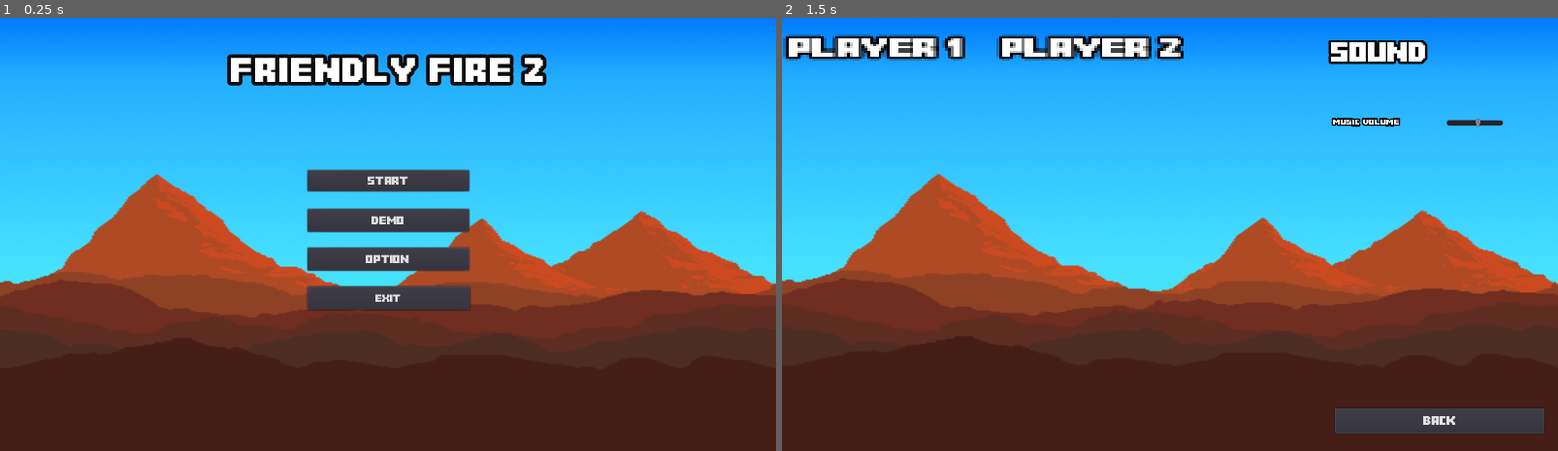
Above: before the commit, frames 1-2 (left to right).
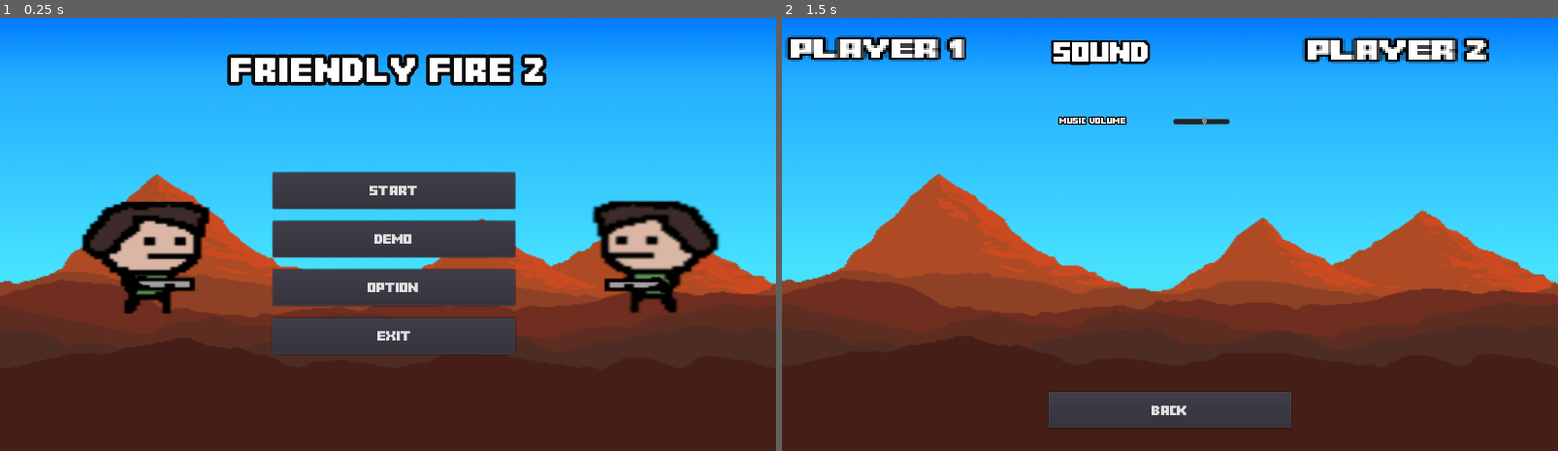
Above: after the commit, the same moments.

Repository: Toefge/InteraktiveSysteme
Game: Godot game, scene res://Menu/Menu.tscn
Same seed, same stepped clock (60 frames per second), same inputs: the game is played once before the commit and once after it.
Inputs:
- Up to frame 1 (0.25 s): no input
- Up to frame 2 (1.5 s): click "Option" at 0.5 s; click "Demo" at 1.25 s

The runs differ from the first frame. In frame 1, 16% of the frame differs, in the area x 10-93%, y 34-78%; in frame 2, 8.0%.

Commit message:
changes in Menu

Diff:
--- a/Demo/DemoGame.tscn
+++ b/Demo/DemoGame.tscn
@@ -5,7 +5,7 @@
 [ext_resource path="res://assets/Isometric Tileset.png" type="Texture" id=3]
 [ext_resource path="res://HUD/HUD.tscn" type="PackedScene" id=4]
 [ext_resource path="res://assets/cavesofgallet.png" type="Texture" id=5]
-[ext_resource path="res://assets/backgroundMountainsDay.PNG" type="Texture" id=6]
+[ext_resource path="res://assets/back.PNG" type="Texture" id=6]
 [ext_resource path="res://Demo/DemoPlayer.gd" type="Script" id=7]
 [ext_resource path="res://CollectableItems/SpawnItems.tscn" type="PackedScene" id=8]
 
--- a/MainGame/mainGame.tscn
+++ b/MainGame/mainGame.tscn
@@ -4,7 +4,7 @@
 [ext_resource path="res://HUD/HUD.tscn" type="PackedScene" id=2]
 [ext_resource path="res://playerMechanics/playerMechanics.tscn" type="PackedScene" id=3]
 [ext_resource path="res://MainGame/mainGame.gd" type="Script" id=4]
-[ext_resource path="res://assets/backgroundMountainsDay.PNG" type="Texture" id=5]
+[ext_resource path="res://assets/back.PNG" type="Texture" id=5]
 [ext_resource path="res://assets/wall.png" type="Texture" id=6]
 [ext_resource path="res://assets/Isometric Tileset.png" type="Texture" id=7]
 [ext_resource path="res://assets/cavesofgallet.png" type="Texture" id=8]
--- a/Menu/Menu.tscn
+++ b/Menu/Menu.tscn
@@ -2,7 +2,7 @@
 
 [ext_resource path="res://Menu/Menu.gd" type="Script" id=1]
 [ext_resource path="res://assets/backgroundMountainsDay.PNG" type="Texture" id=2]
-[ext_resource path="res://assets/Path to Lake Land.ogg" type="AudioStream" id=3]
+[ext_resource path="res://Menu/Path to Lake Land.ogg" type="AudioStream" id=3]
 
 [sub_resource type="DynamicFontData" id=1]
 font_path = "res://assets/MinecraftTitle.ttf"
@@ -19,21 +19,21 @@
 font_path = "res://assets/MinecraftTitle.ttf"
 
 [sub_resource type="DynamicFont" id=4]
-size = 18
+size = 21
 font_data = SubResource( 3 )
 
 [sub_resource type="DynamicFontData" id=5]
 font_path = "res://assets/MinecraftTitle.ttf"
 
 [sub_resource type="DynamicFont" id=6]
-size = 19
+size = 21
 font_data = SubResource( 5 )
 
 [sub_resource type="DynamicFontData" id=7]
 font_path = "res://assets/MinecraftTitle.ttf"
 
 [sub_resource type="DynamicFont" id=8]
-size = 17
+size = 21
 font_data = SubResource( 7 )
 
 [node name="Menu" type="Control"]
@@ -44,7 +44,7 @@
 "_edit_use_anchors_": false
 }
 
-[node name="TextureRect" type="TextureRect" parent="."]
+[node name="TextureRect2" type="TextureRect" parent="."]
 margin_right = 1280.0
 margin_bottom = 720.0
 texture = ExtResource( 2 )
@@ -74,10 +74,10 @@
 anchor_top = 0.5
 anchor_right = 0.5
 anchor_bottom = 0.5
-margin_left = -133.0
-margin_top = -104.0
-margin_right = 134.0
-margin_bottom = -69.0
+margin_left = -190.0
+margin_top = -100.0
+margin_right = 210.0
+margin_bottom = -40.0
 focus_neighbour_top = NodePath("../ButtonExit")
 focus_neighbour_bottom = NodePath("../ButtonDemo")
 custom_fonts/font = SubResource( 4 )
@@ -91,10 +91,10 @@
 anchor_top = 0.5
 anchor_right = 0.5
 anchor_bottom = 0.5
-margin_left = -133.5
-margin_top = 24.0
-margin_right = 133.5
-margin_bottom = 62.0
+margin_left = -190.0
+margin_top = 60.0
+margin_right = 210.0
+margin_bottom = 120.0
 focus_neighbour_top = NodePath("../ButtonDemo")
 focus_neighbour_bottom = NodePath("../ButtonExit")
 custom_fonts/font = SubResource( 6 )
@@ -108,10 +108,10 @@
 anchor_top = 0.5
 anchor_right = 0.5
 anchor_bottom = 0.5
-margin_left = -133.0
-margin_top = -40.0
-margin_right = 134.0
-margin_bottom = -2.0
+margin_left = -190.0
+margin_top = -20.0
+margin_right = 210.0
+margin_bottom = 40.0
 focus_neighbour_top = NodePath("../ButtonStart")
 focus_neighbour_bottom = NodePath("../ButtonOption")
 custom_fonts/font = SubResource( 6 )
@@ -125,14 +125,17 @@
 anchor_top = 0.5
 anchor_right = 0.5
 anchor_bottom = 0.5
-margin_left = -133.5
-margin_top = 88.0
-margin_right = 134.5
-margin_bottom = 127.0
+margin_left = -190.0
+margin_top = 140.0
+margin_right = 210.0
+margin_bottom = 200.0
 focus_neighbour_top = NodePath("../ButtonOption")
 focus_neighbour_bottom = NodePath("../ButtonStart")
 custom_fonts/font = SubResource( 8 )
 text = "Exit"
+__meta__ = {
+"_edit_use_anchors_": false
+}
 
 [node name="Backgroundsound" type="AudioStreamPlayer2D" parent="."]
 stream = ExtResource( 3 )
--- a/Menu/OptionMenu.tscn
+++ b/Menu/OptionMenu.tscn
@@ -1,8 +1,7 @@
-[gd_scene load_steps=15 format=2]
+[gd_scene load_steps=14 format=2]
 
 [ext_resource path="res://OptionMenu.gd" type="Script" id=1]
-[ext_resource path="res://assets/backgroundMountainsDay.PNG" type="Texture" id=2]
-[ext_resource path="res://assets/Path to Lake Land.ogg" type="AudioStream" id=3]
+[ext_resource path="res://assets/back.PNG" type="Texture" id=2]
 [ext_resource path="res://Menu/Musicvolume.gd" type="Script" id=4]
 
 [sub_resource type="DynamicFontData" id=1]
@@ -27,7 +26,7 @@
 font_path = "res://assets/MinecraftTitle.ttf"
 
 [sub_resource type="DynamicFont" id=6]
-size = 20
+size = 21
 outline_color = Color( 0, 0, 0, 1 )
 font_data = SubResource( 5 )
 
@@ -70,40 +69,40 @@
 }
 
 [node name="VBoxPlayer 1" type="VBoxContainer" parent="Background"]
-margin_left = 4.0
-margin_top = 18.0
+margin_left = 5.0
+margin_top = 19.0
 margin_right = 115.0
-margin_bottom = 205.0
+margin_bottom = 199.0
 __meta__ = {
 "_edit_use_anchors_": false
 }
 
 [node name="Player 1" type="Label" parent="Background/VBoxPlayer 1"]
-margin_right = 111.0
+margin_right = 110.0
 margin_bottom = 15.0
 custom_fonts/font = SubResource( 2 )
 text = "PLayer 1"
 
 [node name="VBoxPlayer 2" type="VBoxContainer" parent="Background"]
-margin_left = 122.0
-margin_top = 18.0
-margin_right = 239.0
-margin_bottom = 216.0
+margin_left = 292.0
+margin_top = 20.0
+margin_right = 402.0
+margin_bottom = 200.0
 __meta__ = {
 "_edit_use_anchors_": false
 }
 
 [node name="Player 2" type="Label" parent="Background/VBoxPlayer 2"]
-margin_right = 117.0
+margin_right = 110.0
 margin_bottom = 15.0
 custom_fonts/font = SubResource( 4 )
 text = "Player 2"
 
 [node name="ButtonBack" type="Button" parent="."]
-margin_left = 912.0
-margin_top = 649.0
-margin_right = 1258.0
-margin_bottom = 691.0
+margin_left = 440.0
+margin_top = 622.409
+margin_right = 840.0
+margin_bottom = 682.409
 custom_fonts/font = SubResource( 6 )
 text = "Back"
 __meta__ = {
@@ -118,25 +117,25 @@
 }
 
 [node name="VBoxContainer" type="VBoxContainer" parent="Audio"]
-margin_left = 905.703
+margin_left = 447.871
 margin_top = 44.5144
-margin_right = 1274.7
+margin_right = 816.868
 margin_bottom = 433.514
 __meta__ = {
 "_edit_use_anchors_": false
 }
 
 [node name="Label" type="Label" parent="Audio/VBoxContainer"]
-margin_right = 369.0
+margin_right = 368.0
 margin_bottom = 33.0
 custom_fonts/font = SubResource( 8 )
 text = "Sound"
 
 [node name="music" type="Label" parent="Audio"]
-margin_left = 909.0
-margin_top = 172.0
-margin_right = 1024.0
-margin_bottom = 201.0
+margin_left = 458.397
+margin_top = 169.59
+margin_right = 573.397
+margin_bottom = 198.59
 custom_fonts/font = SubResource( 10 )
 text = "Music Volume"
 __meta__ = {
@@ -155,8 +154,5 @@
 "_edit_use_anchors_": false
 }
 
-[node name="Backgroundsound" type="AudioStreamPlayer2D" parent="Audio/music"]
-stream = ExtResource( 3 )
-
 [connection signal="pressed" from="ButtonBack" to="." method="_on_Button_pressed"]
 [connection signal="value_changed" from="Audio/music/Musicvolume" to="Audio/music/Musicvolume" method="_on_Musicvolume_value_changed"]
Binary file added: MainGame/backgroundMountainsDay2222.PNG
Not shown, added: MainGame/backgroundMountainsDay2222.PNG.import
Not shown, added: Menu/Path to Lake Land.ogg.import
Binary file added: assets/back.PNG
Not shown, added: assets/back.PNG.import
Binary file changed: assets/backgroundMountainsDay.PNG
Not shown, changed: .DS_Store
Not shown, added: Menu/Path to Lake Land.ogg
Not shown, changed: assets/.DS_Store
Not shown, changed: assets/platformer/.DS_Store
